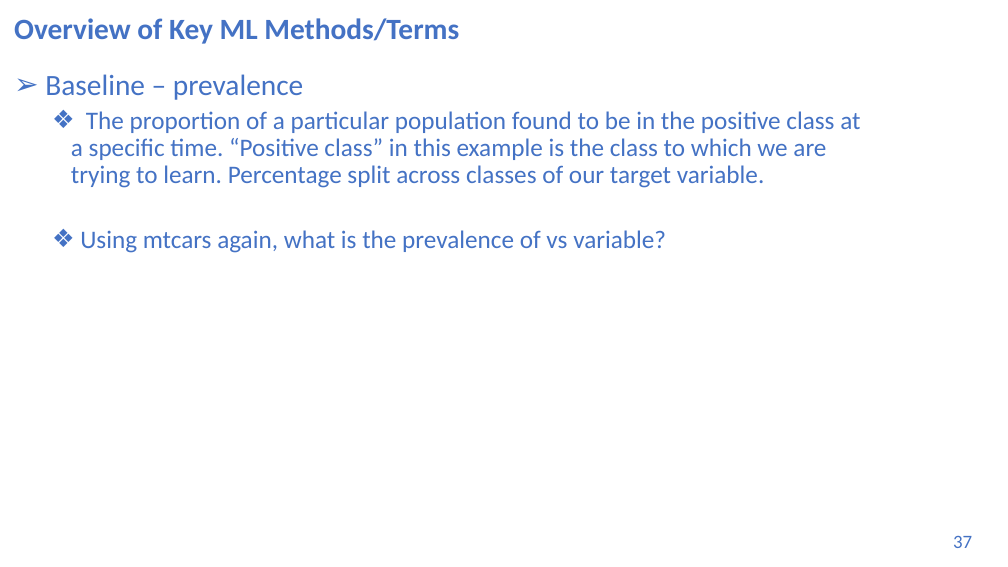
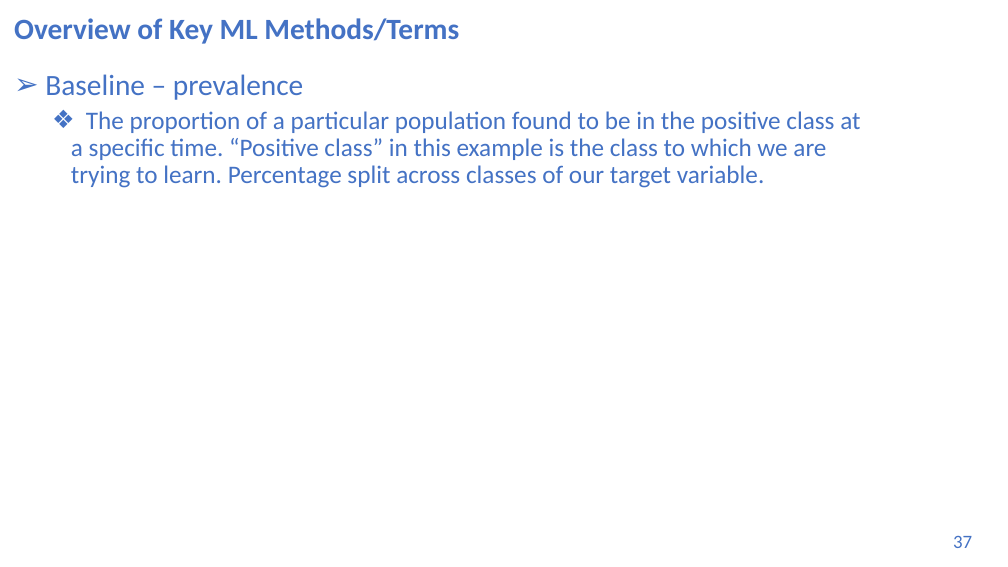
Before and after one commit to wloving77/Fall2023Classes, a slide deck: slide 37 of foundations_of_machine_learning/DS-3001/05_ML_Concepts_II_Data_Prep/machine_learning_bootcamp.pptx. Drawn at 1008x567 pixels with LibreOffice and Linux fonts; fonts in the diff are those of the drawing. Boxes give left, top, right and bottom in pixels: in the first picture for what was removed or moved away, otherwise in the second. Text is boxed around its words. In the diff, an @@ line names an element or a change of style, - is before the commit and + after.

```diff
--- a/foundations_of_machine_learning/DS-3001/05_ML_Concepts_II_Data_Prep/machine_learning_bootcamp.pptx
+++ b/foundations_of_machine_learning/DS-3001/05_ML_Concepts_II_Data_Prep/machine_learning_bootcamp.pptx
@@ text at [80, 230, 666, 253]: paragraph removed @@
-  ❖ Using mtcars again, what is the prevalence of vs variable?
```
Also in this commit, not shown: 6 other slides changed, 28 other files.
